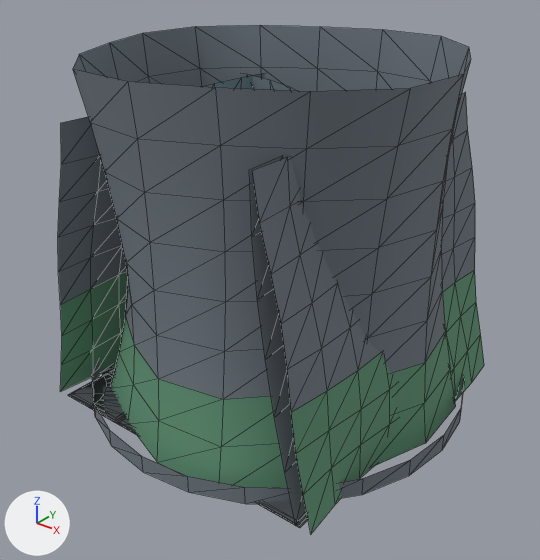
One commit to the glTF model assets/models/dungeon_kit.glb: the scene before it, then after it.
The view is the same before and after, from a 50 mm lens placed at (5.16, -6.61, 5.5), pointed at (0.08, -0.26, 1.57). Lighting does not change. The marker at lower left points along +X, +Y and +Z. The picture after the commit comes second. Mesh edges are drawn as thin lines. Vertices at exactly the same position are counted once.

The first picture shows 'Macro_Alchemical_Shrine', 'Tile_Corridor_Corner', 'Tile_Corridor_Straight', 'Tile_Solid_Pillar'.
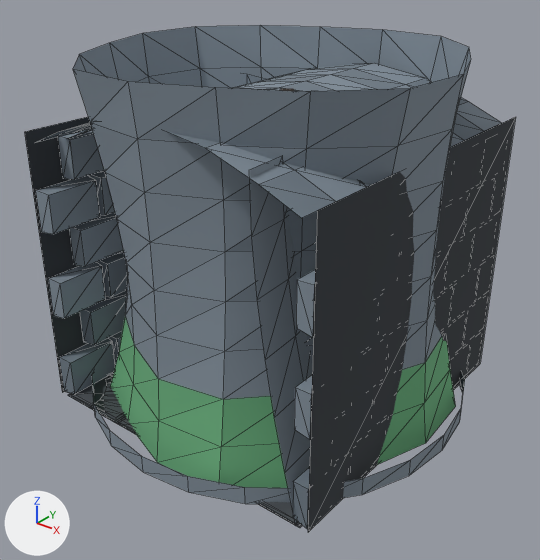
The change, as a diff of the scene's bpy script:
```diff
--- a/assets/models/dungeon_kit.glb.py
+++ b/assets/models/dungeon_kit.glb.py
@@ mat_m_dungeon_stone @@
 mat_m_dungeon_stone = principled_material('M_Dungeon_Stone')
-mat_m_dungeon_stone.base_color = (0.16, 0.19, 0.22)  # grey #6f7981
+mat_m_dungeon_stone.base_color = (0.22, 0.27, 0.32)  # grey #818e99
 mat_m_dungeon_stone.roughness = 0.85
@@ mat_m_dungeon_moss @@
 mat_m_dungeon_moss = principled_material('M_Dungeon_Moss')
-mat_m_dungeon_moss.base_color = (0.114, 0.29, 0.173)  # green #5f9373
+mat_m_dungeon_moss.base_color = (0.14, 0.42, 0.2)  # green #69ad7c
 mat_m_dungeon_moss.roughness = 0.9
@@ me_tile_corridor_straight_mesh @@
-me_tile_corridor_straight_mesh.from_pydata(...)  # 358 vertices, 498 faces; spans x -2.08..2.08, y -2.0..2.0, z 0.0..3.6
+me_tile_corridor_straight_mesh.from_pydata(...)  # 1446 vertices, 1742 faces; spans x -1.95..1.95, y -2.0..2.0, z 0.0..3.81
+# me_tile_corridor_straight_mesh part 1: 162 vertices removed from x -2.08..2.08, y -2.0..2.0, z 0.0..3.6; 1250 vertices added at x -1.95..1.95, y -2.0..2.0, z 0.0..3.81
 me_tile_corridor_straight_mesh.materials.append(mat_m_dungeon_floor)
@@ me_tile_corridor_straight_mesh @@
 me_tile_corridor_straight_mesh.materials.append(mat_m_floor_grout)
+me_tile_corridor_straight_mesh.materials.append(mat_m_root_wood)  # brown #907359
+me_tile_corridor_straight_mesh.materials.append(mat_m_cave_flower)  # blue #d3eaff, glowing blue #94c0ff
+me_tile_corridor_straight_mesh.materials.append(mat_m_flower_center)  # yellow #ffec76, glowing yellow #ffe45e
+me_tile_corridor_straight_mesh.materials.append(mat_m_dungeon_stone_dark)  # greyish blue #6f7c86
+me_tile_corridor_straight_mesh.materials.append(mat_m_dungeon_moss_light)  # green #86c290
+me_tile_corridor_straight_mesh.materials.append(mat_m_cave_flower_pink)  # pale pink #f9ddf1, glowing pink #ffb7ea
```

What differs and where, as boxes (x1, y1, x2, y2) in the pictures (540 x 560 px):
'Tile_Solid_Pillar', recoloured
    both: (73, 25, 471, 488)
'Tile_Corridor_Straight', recoloured, reshaped (15% wider)
    before: (58, 73, 484, 534)
    after: (25, 63, 515, 532)
'Tile_Corridor_Corner', recoloured
    both: (92, 74, 300, 522)
'Macro_Alchemical_Shrine', recoloured
    both: (92, 373, 465, 504)
